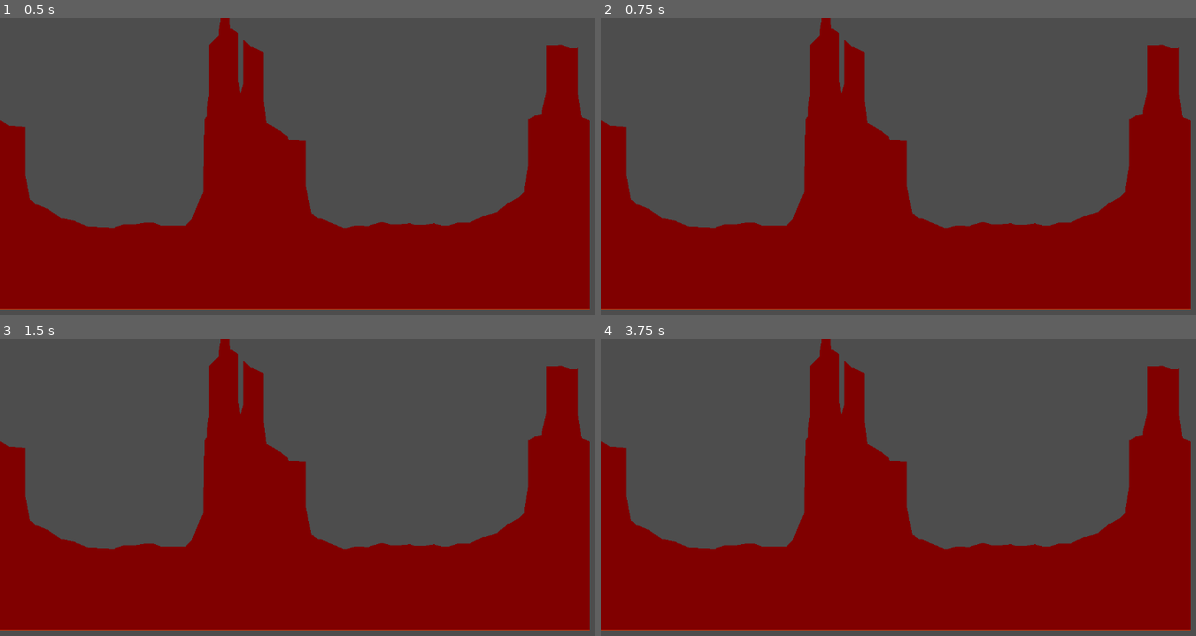
Above: before the commit, frames 1-4 (two rows, left to right).
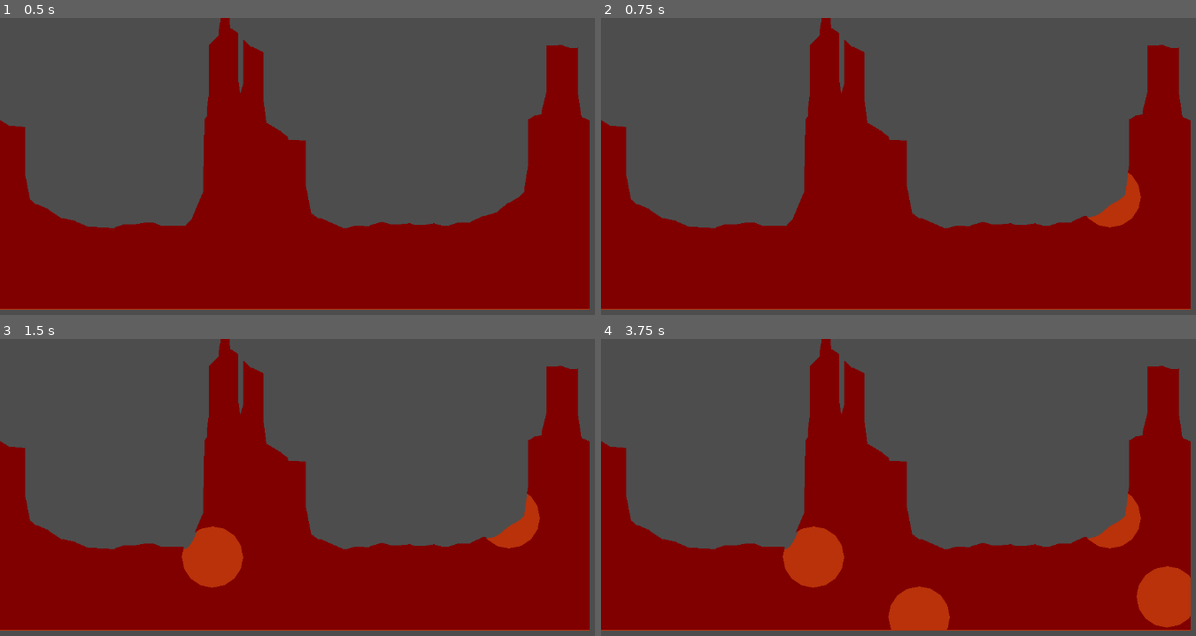
Above: after the commit, the same moments.

Repository: EGA-SUPREMO/Destructible-terrain-in-Godot
Game: Godot game, scene res://main/destructible.tscn
The game is run twice, just before and just after one commit, with the same random seed, the same clock (stepped at 60 frames per second) and the same inputs.
Inputs (mouse positions are in pixels of both pictures, inside the frame that each line leads up to):
- Up to frame 1 (0.5 s): no input
- Up to frame 2 (0.75 s): tap Enter at 0.5 s; move the mouse to (1112, 196) at 0.52 s; click (1112, 196) at 0.67 s
- Up to frame 3 (1.5 s): tap Space at 1.25 s; move the mouse to (214, 555) at 1.27 s; click (214, 555) at 1.42 s
- Up to frame 4 (3.75 s): tap Enter at 2, 3.5 s; move the mouse to (1023, 448) at 2.02 s; click (1023, 448) at 2.17 s; tap Space at 2.75 s; move the mouse to (922, 618) at 2.77 s; click (922, 618) at 2.92 s; move the mouse to (1166, 597) at 3.52 s; click (1166, 597) at 3.67 s

Frame 1 is identical in both runs. In frame 2, 0.7% of the frame differs, in the area x 81-91%, y 52-71%; in frame 3, 2.3%; in frame 4, 5.1%, in the area x 30-100%, y 52-98%.

Commit message:
by using the mouse, it can remove terrain as a demostration

Diff:
--- a/main/destructible.gd
+++ b/main/destructible.gd
@@ -9,6 +9,10 @@
 func _ready() -> void:
 	add_to_group("destructibles")
 	create_collisions()
+
+func _process(delta: float) -> void:
+	if Input.is_mouse_button_pressed(MOUSE_BUTTON_LEFT):
+		clip(create_circle_radious_polygon(get_global_mouse_position(), 50))
 
 func create_collisions():
 	var bitMap = BitMap.new()
